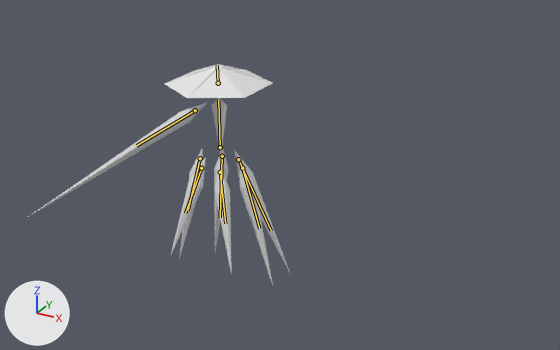
Two versions of the Blender file Enemies/Clarity.blend, one commit apart.
One viewpoint serves both versions: a camera (50 mm lens) standing at (52.3, -79.0, 41.9) and looking at (5.4, 6.3, -0.8). Every picture has the same lights, and +X, +Y and +Z are marked at lower left. The picture after the commit comes second. The bones that bend it are drawn over the model as lines.

Objects in the first picture: 'Arm', 'BackLeft', 'BackRight', 'Center', 'FrontLeft', 'FrontRight', 'Hat', 'MiddleLeft', 'MiddleRight'.
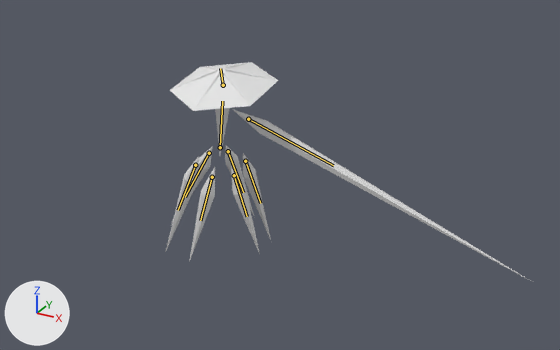
The newer file adds an action. The first version stands in its rest pose; the second is drawn at frame 190 of the action 'SingleSliceLeft'.

Diff of the bpy script that builds the scene:
```diff
--- a/Enemies/Clarity.blend.py
+++ b/Enemies/Clarity.blend.py
@@ bone_center @@
 bone_center = bpy.data.objects['Armature'].pose.bones['Center']
-bone_center.rotation_quaternion = (1.0, 0.0, 0.0, 0.0)  # degrees (0, 0, 0)
+bone_center.rotation_quaternion = (0.984, 0.026, 0.166, -0.053)  # degrees (2, 19, -6)
@@ bone_hat @@
 bone_hat = bpy.data.objects['Armature'].pose.bones['Hat']  # child of 'Center'
-bone_hat.rotation_quaternion = (1.0, 0.0, 0.0, 0.0)  # degrees (0, 0, 0)
+bone_hat.rotation_quaternion = (0.981, 0.074, -0.166, 0.065)  # degrees (8, -20, 6)
@@ bone_arm @@
 bone_arm = bpy.data.objects['Armature'].pose.bones['Arm']  # child of 'Center'
-bone_arm.location = (0.0, 0.0, 0.0)
-bone_arm.rotation_quaternion = (1.0, 0.0, 0.0, 0.0)  # degrees (0, 0, 0)
+bone_arm.location = (-3.81, -6.23, 0.2)
+bone_arm.rotation_quaternion = (-0.044, 0.878, -0.454, -0.146)  # degrees (177, 17, -55)
@@ bone_middle_l @@
 bone_middle_l = bpy.data.objects['Armature'].pose.bones['Middle.L']
-bone_middle_l.location = (0.0, 0.0, 0.0)
-bone_middle_l.rotation_quaternion = (1.0, 0.0, 0.0, 0.0)  # degrees (0, 0, 0)
+bone_middle_l.location = (0.78, -0.25, -2.08)
+bone_middle_l.rotation_quaternion = (0.925, -0.253, -0.275, -0.063)  # degrees (-31, -33, 2)
@@ bone_front_l @@
 bone_front_l = bpy.data.objects['Armature'].pose.bones['Front.L']
-bone_front_l.location = (0.0, 0.0, 0.0)
-bone_front_l.rotation_quaternion = (1.0, 0.0, 0.0, 0.0)  # degrees (0, 0, 0)
+bone_front_l.location = (-0.84, 0.65, -1.81)
+bone_front_l.rotation_quaternion = (0.925, -0.246, -0.288, 0.011)  # degrees (-33, -32, 11)
@@ bone_back_l @@
 bone_back_l = bpy.data.objects['Armature'].pose.bones['Back.L']
-bone_back_l.location = (0.0, 0.0, 0.0)
-bone_back_l.rotation_quaternion = (1.0, 0.0, 0.0, 0.0)  # degrees (0, 0, 0)
+bone_back_l.location = (1.44, -1.09, -0.54)
+bone_back_l.rotation_quaternion = (0.925, -0.244, -0.256, -0.135)  # degrees (-27, -33, -9)
@@ bone_middle_r @@
 bone_middle_r = bpy.data.objects['Armature'].pose.bones['Middle.R']
-bone_middle_r.location = (0.0, 0.0, 0.0)
-bone_middle_r.rotation_quaternion = (1.0, 0.0, 0.0, 0.0)  # degrees (0, 0, 0)
+bone_middle_r.location = (-0.68, -0.24, 2.15)
+bone_middle_r.rotation_quaternion = (0.925, -0.06, -0.369, -0.06)  # degrees (-5, -44, -5)
@@ bone_front_r @@
 bone_front_r = bpy.data.objects['Armature'].pose.bones['Front.R']
-bone_front_r.location = (0.0, 0.0, 0.0)
-bone_front_r.rotation_quaternion = (1.0, 0.0, 0.0, 0.0)  # degrees (0, 0, 0)
+bone_front_r.location = (-1.92, 0.37, 0.18)
+bone_front_r.rotation_quaternion = (0.925, -0.069, -0.371, 0.033)  # degrees (-12, -43, 9)
@@ bone_back_r @@
 bone_back_r = bpy.data.objects['Armature'].pose.bones['Back.R']
-bone_back_r.location = (0.0, 0.0, 0.0)
-bone_back_r.rotation_quaternion = (1.0, 0.0, 0.0, 0.0)  # degrees (0, 0, 0)
+bone_back_r.location = (1.24, -0.89, 1.29)
+bone_back_r.rotation_quaternion = (0.925, -0.072, -0.335, -0.161)  # degrees (-2, -40, -19)
```

Changed parts and their boxes [x1, y1, x2, y2] in the pictures (560 x 350 px):
'Arm', posed (64% wider, 47% taller): before [28, 102, 208, 217]; after [234, 110, 529, 280]
'Hat', posed (43% taller): before [164, 64, 272, 98]; after [170, 62, 278, 111]
'FrontLeft', posed (67% wider, 21% shorter): before [215, 162, 232, 274]; after [231, 166, 260, 254]
'FrontRight', posed (27% narrower): before [170, 157, 206, 256]; after [189, 167, 215, 262]
'MiddleLeft', posed (15% narrower, 31% shorter): before [240, 158, 273, 285]; after [243, 153, 271, 240]
'MiddleRight', posed (36% wider, 13% shorter): before [179, 150, 203, 258]; after [166, 156, 199, 250]
'BackLeft', posed (45% narrower, 40% shorter): before [235, 151, 290, 272]; after [225, 146, 255, 218]
'BackRight', posed (169% wider, 23% shorter): before [214, 149, 229, 251]; after [171, 146, 213, 224]
'Center', posed: before [212, 98, 227, 155]; after [215, 108, 230, 155]
bone 'Center', root to tip: before (220, 147) to (218, 99); after (220, 147) to (222, 101)
bone 'Hat', root to tip: before (218, 83) to (217, 65); after (223, 85) to (220, 68)
bone 'Arm', root to tip: before (195, 110) to (136, 145); after (248, 119) to (333, 165)
bone 'Middle.L', root to tip: before (242, 168) to (259, 228); after (245, 161) to (260, 203)
bone 'Front.L', root to tip: before (220, 172) to (225, 223); after (234, 175) to (247, 216)
bone 'Back.L', root to tip: before (238, 159) to (271, 230); after (228, 151) to (243, 192)
bone 'Middle.R', root to tip: before (200, 158) to (188, 210); after (195, 165) to (178, 210)
bone 'Front.R', root to tip: before (201, 168) to (185, 213); after (212, 177) to (200, 220)
bone 'Back.R', root to tip: before (222, 156) to (220, 217); after (209, 153) to (185, 197)
